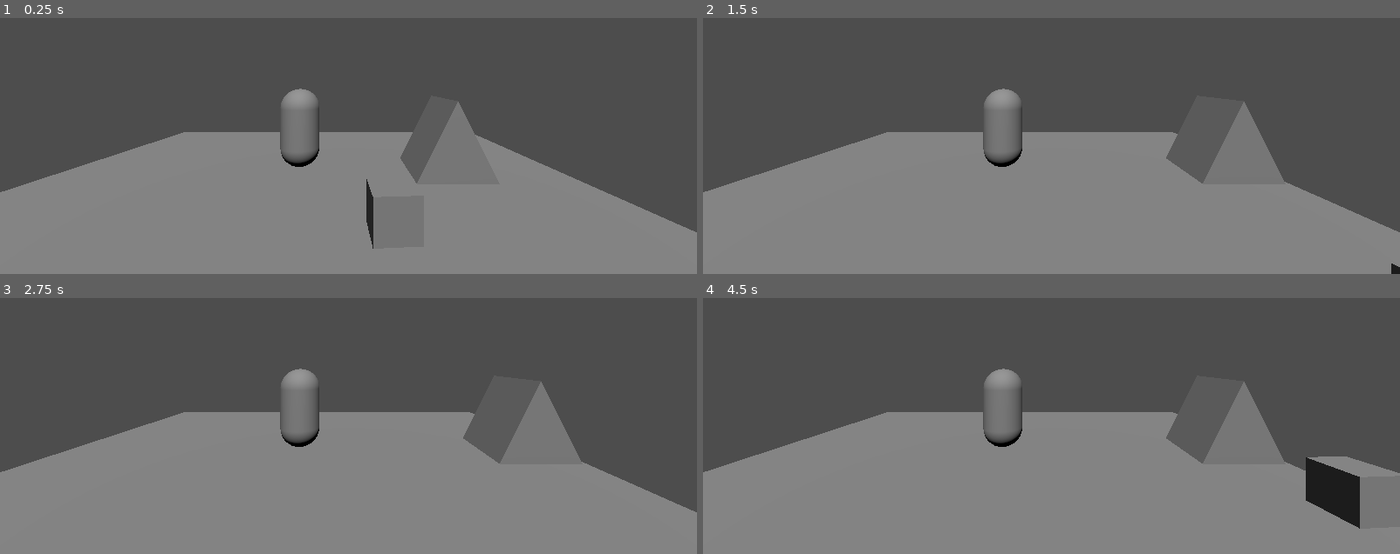
Above: before the commit, frames 1-4 (two rows, left to right).
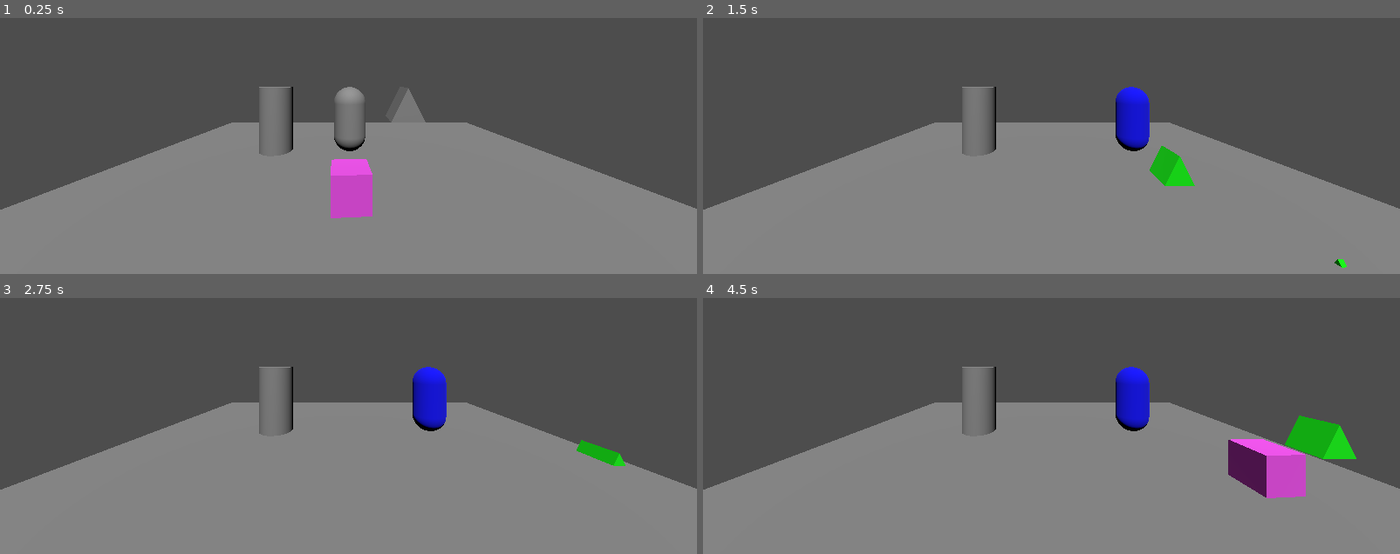
Above: after the commit, the same moments.

Repository: g-vidhulakripali/Vodoo
Game: Godot game, scene res://Root.tscn
The game is run twice, just before and just after one commit, with the same random seed, the same clock (stepped at 60 frames per second) and the same inputs.
Inputs:
- Up to frame 1 (0.25 s): no input
- Up to frame 2 (1.5 s): tap Enter (ui_accept) at 0.5, 0.77, 1.07 s; hold Right (move_right) 0.53-1.28 s; tap B (color_blue, bound only after the commit) at 0.6 s; tap G (color_green, bound only after the commit) at 0.8, 1.35 s; hold Down (move_down) from 1.28 s (still down)
- Up to frame 3 (2.75 s): tap Enter (ui_accept) at 1.52, 1.82, 2, 2.3 s; tap R (color_red, bound only after the commit) at 1.55, 2.1 s; release Down (move_down) at 2.03 s; hold Right (move_right) from 2.03 s (still down)
- Up to frame 4 (4.5 s): release Right (move_right) at 2.78 s; hold Up (move_up) 2.78-3.53 s; tap Enter (ui_accept) at 2.85, 3.02, 3.32, 3.5, 3.77, 4.07 s; tap B (color_blue, bound only after the commit) at 3.05, 3.6 s; hold Left (move_left) from 3.53 s (still down); tap G (color_green, bound only after the commit) at 3.8, 4.35 s

The runs differ from the first frame. In frame 1, 9.0% of the frame differs, in the area x 0-100%, y 26-91%; in frame 2, 8.5%; in frame 3, 8.1%; in frame 4, 12%.

Commit message:
Color Addition

Diff:
--- a/Pickable.tscn
+++ b/Pickable.tscn
@@ -7,6 +7,10 @@
 [sub_resource type="PrismMesh" id="PrismMesh_bx1qx"]
 
 [sub_resource type="BoxShape3D" id="BoxShape3D_u6t7r"]
+
+[sub_resource type="CylinderMesh" id="CylinderMesh_bx1qx"]
+
+[sub_resource type="CylinderShape3D" id="CylinderShape3D_u6t7r"]
 
 [node name="Pickable" type="Node3D"]
 transform = Transform3D(1, 0, 0, 0, 1, 0, 0, 0, 1, 0, 0.560669, 0)
@@ -22,7 +26,7 @@
 shape = SubResource("CapsuleShape3D_u6t7r")
 
 [node name="StaticBody3D2" type="StaticBody3D" parent="." groups=["Pickable"]]
-transform = Transform3D(1, 0, 0, 0, 1, 0, 0, 0, 1, 0.772326, 0.148311, 0.910213)
+transform = Transform3D(1, 0, 0, 0, 1, 0, 0, 0, 1, 0.513665, 0.148311, -0.000777125)
 
 [node name="MeshInstance3D" type="MeshInstance3D" parent="StaticBody3D2"]
 transform = Transform3D(0.3, 0, 0, 0, 0.3, 0, 0, 0, 0.3, 0, 0, 0)
@@ -31,3 +35,14 @@
 [node name="CollisionShape3D" type="CollisionShape3D" parent="StaticBody3D2"]
 transform = Transform3D(0.3, 0, 0, 0, 0.3, 0, 0, 0, 0.3, 0, 0, 0)
 shape = SubResource("BoxShape3D_u6t7r")
+
+[node name="StaticBody3D3" type="StaticBody3D" parent="." groups=["Pickable"]]
+transform = Transform3D(1, 0, 0, 0, 1, 0, 0, 0, 1, -0.69364, 0, 0)
+
+[node name="MeshInstance3D" type="MeshInstance3D" parent="StaticBody3D3"]
+transform = Transform3D(0.3, 0, 0, 0, 0.3, 0, 0, 0, 0.3, 0, 0, 0)
+mesh = SubResource("CylinderMesh_bx1qx")
+
+[node name="CollisionShape3D" type="CollisionShape3D" parent="StaticBody3D3"]
+transform = Transform3D(0.3, 0, 0, 0, 0.3, 0, 0, 0, 0.3, 0, 0, 0)
+shape = SubResource("CylinderShape3D_u6t7r")
--- a/Root.tscn
+++ b/Root.tscn
@@ -7,6 +7,9 @@
 size = Vector2(5, 5)
 
 [sub_resource type="BoxMesh" id="BoxMesh_170dk"]
+
+[sub_resource type="StandardMaterial3D" id="StandardMaterial3D_24d08"]
+albedo_color = Color(0.949235, 0.310695, 0.93557, 1)
 
 [node name="Root" type="Node3D"]
 
@@ -18,7 +21,7 @@
 [node name="Pickable" parent="PickableItem" groups=["Voodoo_Technique"] instance=ExtResource("1_2vtn4")]
 
 [node name="VodooClone" type="Node3D" parent="."]
-transform = Transform3D(0.1, 0, 0, 0, 0.1, 0, 0, 0, 0.1, 0.469113, 0.661289, 1.43704)
+transform = Transform3D(0.1, 0, 0, 0, 0.1, 0, 0, 0, 0.1, -0.0061754, 0.661289, 1.43704)
 script = ExtResource("1_170dk")
 
 [node name="DetectionRay" type="RayCast3D" parent="VodooClone"]
@@ -27,11 +30,13 @@
 [node name="MeshInstance3D" type="MeshInstance3D" parent="VodooClone"]
 transform = Transform3D(0.0638008, 0, -0.997963, 0, 1, 0, 0.997963, 0, 0.0638008, 0, 0, 0)
 mesh = SubResource("BoxMesh_170dk")
+surface_material_override/0 = SubResource("StandardMaterial3D_24d08")
 
 [node name="VoodooSpawnPoint" type="Node3D" parent="VodooClone"]
 
 [node name="Camera3D" type="Camera3D" parent="."]
-transform = Transform3D(1, 0, 0, 0, 1, 0, 0, 0, 1, 0.374926, 0.941352, 1.98402)
+transform = Transform3D(1, 0, 0, 0, 1, 0, 0, 0, 1, -0.0106851, 0.941352, 1.98402)
+fov = 86.1362
 
 [node name="DirectionalLight3D" type="DirectionalLight3D" parent="."]
 transform = Transform3D(0.887446, 0.460912, -2.0088e-08, -0.284545, 0.547866, 0.786687, 0.362594, -0.698142, 0.617352, -0.380754, 1.8381, -0.0249338)
--- a/project.godot
+++ b/project.godot
@@ -41,6 +41,16 @@
 "events": [Object(InputEventKey,"resource_local_to_scene":false,"resource_name":"","device":-1,"window_id":0,"alt_press …(192 unchanged characters)…
 ]
 }
+move_up={
+"deadzone": 0.2,
+"events": [Object(InputEventKey,"resource_local_to_scene":false,"resource_name":"","device":-1,"window_id":0,"alt_pressed":false,"shift_pressed":false,"ctrl_pressed":false,"meta_pressed":false,"pressed":false,"keycode":0,"physical_keycode":4194320,"key_label":0,"unicode":0,"location":0,"echo":false,"script":null)
+]
+}
+move_down={
+"deadzone": 0.2,
+"events": [Object(InputEventKey,"resource_local_to_scene":false,"resource_name":"","device":-1,"window_id":0,"alt_pressed":false,"shift_pressed":false,"ctrl_pressed":false,"meta_pressed":false,"pressed":false,"keycode":0,"physical_keycode":4194322,"key_label":0,"unicode":0,"location":0,"echo":false,"script":null)
+]
+}
 move_left={
 "deadzone": 0.2,
 "events": [Object(InputEventKey,"resource_local_to_scene":false,"resource_name":"","device":-1,"window_id":0,"alt_press …(195 unchanged characters)…
@@ -51,13 +61,18 @@
 "events": [Object(InputEventKey,"resource_local_to_scene":false,"resource_name":"","device":-1,"window_id":0,"alt_press …(195 unchanged characters)…
 ]
 }
-move_down={
+color_red={
 "deadzone": 0.2,
-"events": [Object(InputEventKey,"resource_local_to_scene":fa …(140 unchanged characters)… d":false,"keycode":0,"physical_keycode":4194322,"key_label":0,"unicode":0,"location":0,"echo":false,"script":null)
+"events": [Object(InputEventKey,"resource_local_to_scene":fa …(140 unchanged characters)… d":false,"keycode":0,"physical_keycode":82,"key_label":0,"unicode":114,"location":0,"echo":false,"script":null)
 ]
 }
-move_up={
+color_green={
 "deadzone": 0.2,
-"events": [Object(InputEventKey,"resource_local_to_scene":fa …(140 unchanged characters)… d":false,"keycode":0,"physical_keycode":4194320,"key_label":0,"unicode":0,"location":0,"echo":false,"script":null)
+"events": [Object(InputEventKey,"resource_local_to_scene":fa …(140 unchanged characters)… d":false,"keycode":0,"physical_keycode":71,"key_label":0,"unicode":103,"location":0,"echo":false,"script":null)
 ]
 }
+color_blue={
+"deadzone": 0.2,
+"events": [Object(InputEventKey,"resource_local_to_scene":false,"resource_name":"","device":-1,"window_id":0,"alt_pressed":false,"shift_pressed":false,"ctrl_pressed":false,"meta_pressed":false,"pressed":false,"keycode":0,"physical_keycode":66,"key_label":0,"unicode":98,"location":0,"echo":false,"script":null)
+]
+}
--- a/root.gd
+++ b/root.gd
@@ -6,6 +6,10 @@
 
 @export var move_speed := 1.0
 @export var rotate_speed := 60.0
+
+const MAX_DOLL_MOVE := 0.5  # how far the doll can move from center
+const AMPLIFICATION := 3.0  # how much to multiply movement for the real object
+
 
 var selected_target: Node3D = null
 var has_selected := false
@@ -26,6 +30,7 @@
 	if has_selected:
 		handle_rotation(delta)
 		sync_target_transform()
+		apply_color()
 
 	if Input.is_action_just_pressed("ui_accept"):
 		handle_selection_toggle()
@@ -38,7 +43,8 @@
 		selected_target = null
 		voodoo_mesh.mesh = original_voodoo_mesh
 		voodoo_mesh.scale = original_voodoo_scale
-		rotation = Vector3.ZERO  # ✅ Reset rotation on deselection
+		voodoo_mesh.material_override = null  # Ensure no color carries over
+		rotation = Vector3.ZERO  # Reset rotation on deselection
 		has_selected = false
 	else:
 		if detector.is_colliding():
@@ -87,20 +93,56 @@
 		var mesh_instance = target.get_node("MeshInstance3D")
 
 		voodoo_mesh.mesh = mesh_instance.mesh
-		voodoo_mesh.scale = mesh_instance.scale * 0.5  # ✅ Increased from 0.3 to 0.5
+		voodoo_mesh.scale = mesh_instance.scale * 0.5
 		voodoo_mesh.visible = true
 
+		# Move voodoo to a fixed point in front of the camera/player
 		global_transform.origin = spawn_point.global_transform.origin
 		rotation = Vector3.ZERO
 
 		selected_target = target
 		target_initial_position = target.global_transform.origin
-		voodoo_initial_position = global_transform.origin
+		voodoo_initial_position = global_transform.origin  # fixed control center
 
 		has_selected = true
 
 func sync_target_transform():
 	if selected_target:
-		var delta = global_transform.origin - voodoo_initial_position
-		selected_target.global_transform.origin = target_initial_position + delta
+		# Limit the doll's range
+		var offset = global_transform.origin - voodoo_initial_position
+
+		# Clamp manually since Vector3 doesn't have .clamped()
+		if offset.length() > MAX_DOLL_MOVE:
+			offset = offset.normalized() * MAX_DOLL_MOVE
+
+		global_transform.origin = voodoo_initial_position + offset
+
+		# Amplify movement for real object
+		var amplified_offset = offset * AMPLIFICATION
+		selected_target.global_transform.origin = target_initial_position + amplified_offset
+
+		# Copy rotation as usual
 		selected_target.rotation = rotation
+
+func change_color(color: Color):
+	# Apply to voodoo doll
+	if voodoo_mesh.material_override == null:
+		voodoo_mesh.material_override = StandardMaterial3D.new()
+	voodoo_mesh.material_override.albedo_color = color
+
+	# Apply to selected target's MeshInstance3D
+	if selected_target and selected_target.has_node("MeshInstance3D"):
+		var mesh_node = selected_target.get_node("MeshInstance3D")
+
+		if mesh_node.material_override == null:
+			mesh_node.material_override = StandardMaterial3D.new()
+
+		mesh_node.material_override.albedo_color = color
+
+func apply_color():
+	if Input.is_action_just_pressed("color_red"):
+		change_color(Color(1, 0, 0))  # Red
+	if Input.is_action_just_pressed("color_green"):
+		change_color(Color(0, 1, 0))  # Green
+	if Input.is_action_just_pressed("color_blue"):
+		change_color(Color(0, 0, 1))  # Blue
Not shown: 1 places in Pickable.tscn that only renumber resources
Not shown: 1 places in Root.tscn that only renumber resources
